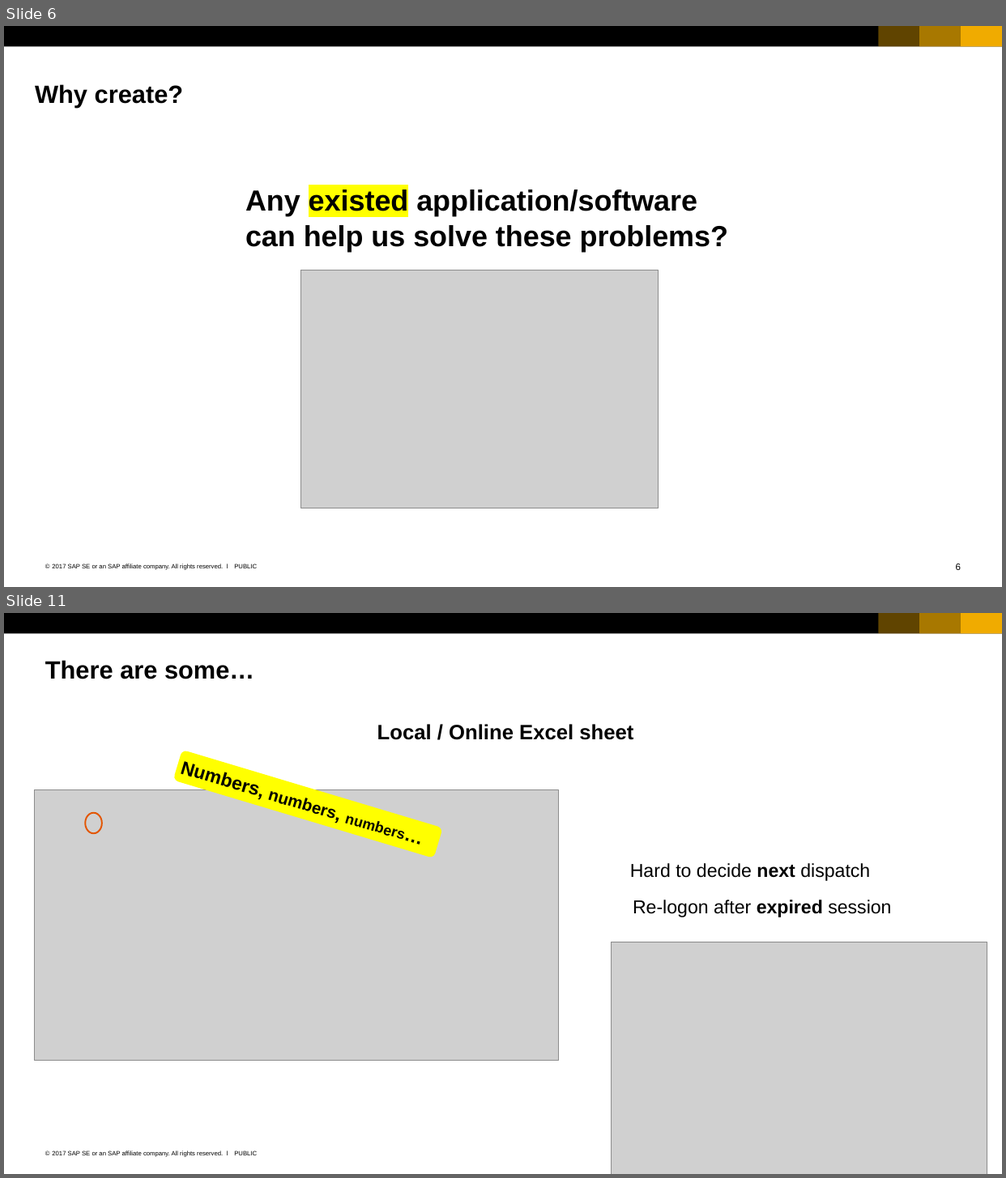
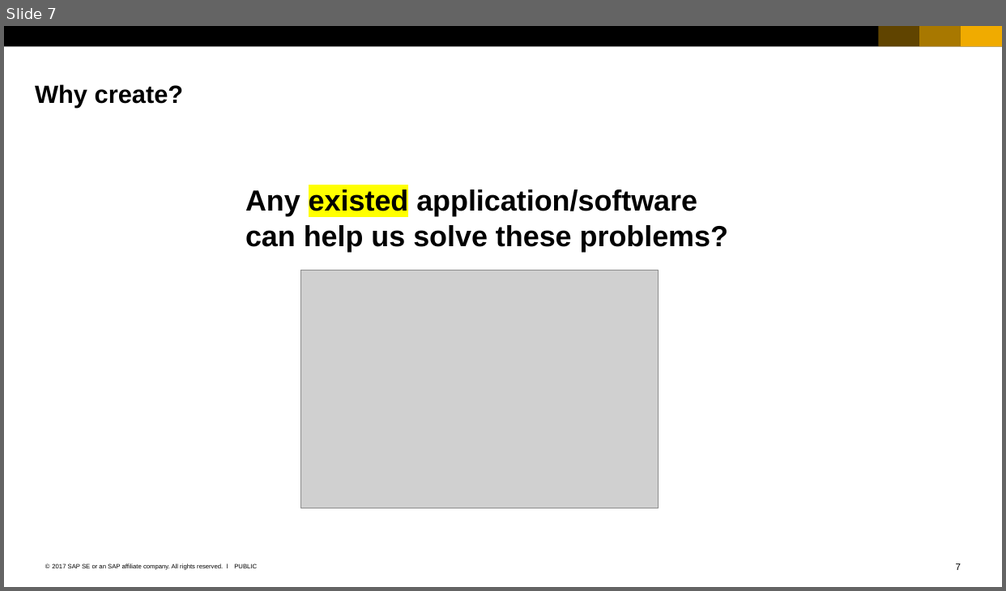
Before and after one commit to Ahaan17Saroch/Queue-Manager-Cloud-Dispatcher, a slide deck: SAP_2017_16x9_black_and_white.pptx. Shown one above the other, each under a label of ours: slides 6 and 11 before the commit, slide 7 after it; the slides between them are not shown. The pictures are 1006x1178 and 1006x591 pixels, drawn with LibreOffice and Linux fonts; fonts in the diff are those of the drawing; grey boxes stand for pictures. Boxes give left, top, right and bottom in pixels: in the first picture for what was removed or moved away, otherwise in the second. Text is boxed around its words. In the diff, an @@ line names an element or a change of style, - is before the commit and + after.

```diff
--- a/SAP_2017_16x9_black_and_white.pptx
+++ b/SAP_2017_16x9_black_and_white.pptx
@@ slide 11 removed at (4,613,1002,1174), background #FFFFFF; not listed: 6 template elements that a slide beside it also shows @@
@@ title removed at (45,660,254,679) @@
-There are some…
@@ text removed at (377,724,633,740) @@
-Local / Online Excel sheet
@@ rounded rectangle removed at (172,750,443,858) @@
-Numbers, numbers, numbers…
@@ picture removed at (35,790,559,1060) @@
@@ ellipse removed at (86,813,102,833) @@
@@ text removed at (630,863,870,881) @@
-Hard to decide next dispatch
@@ text removed at (633,900,891,918) @@
-Re-logon after expired session
@@ picture removed at (611,941,987,1174) @@
@@ what was slide 6 is now slide 7 @@
@@ page number at (956,564,961,570): text changed @@
-6
+7
```
Also in this commit, not shown: 6 slides changed, 3 slides added, 16 other slides removed, 1 other file.
